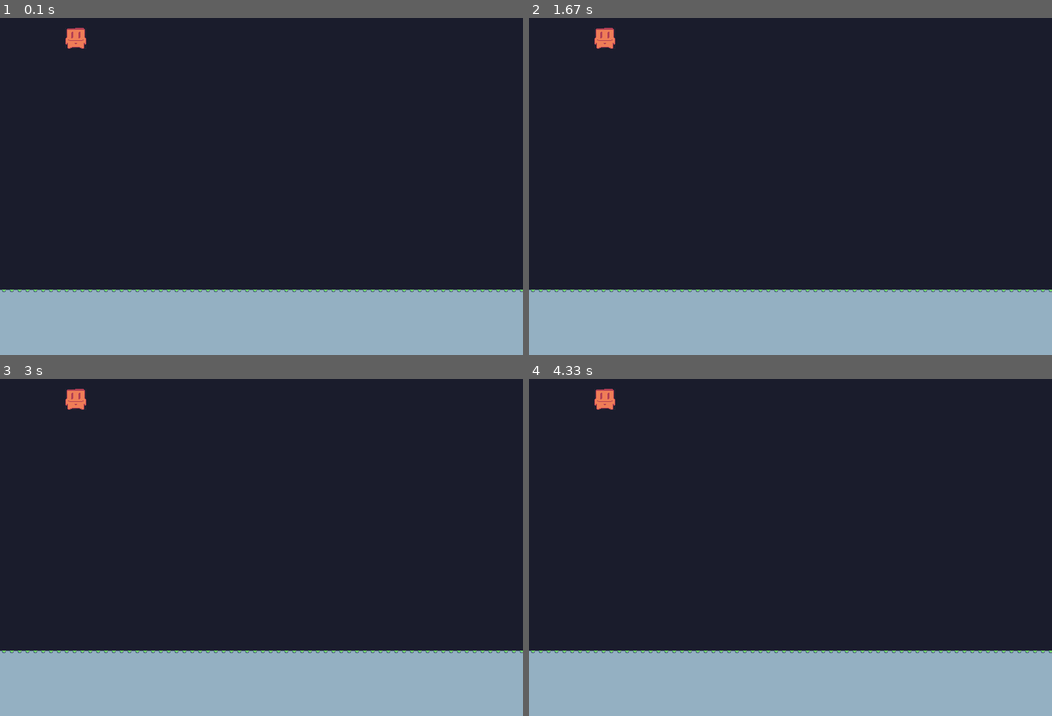
Above: before the commit, frames 1-4 (two rows, left to right).
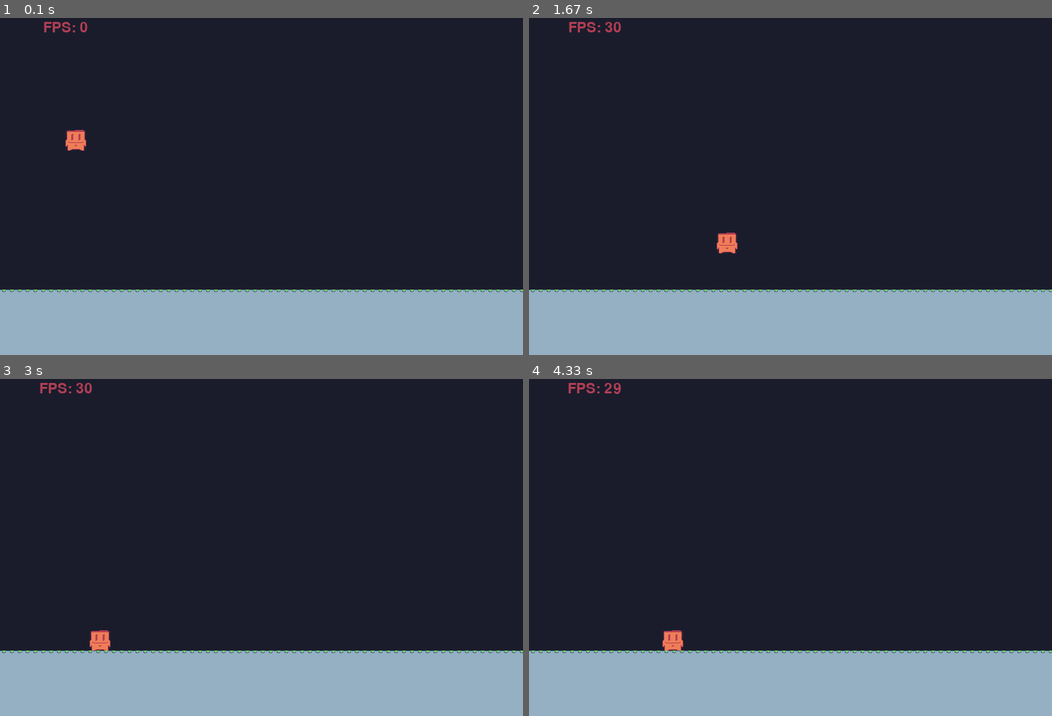
Above: after the commit, the same moments.

Repository: kerodekroma/py-game-mechanics-explorer
Game: pygame game, started from mechanics/00_walking/__init__.py
Same seed, same stepped clock (60 frames per second), same inputs: the game is played once before the commit and once after it.
Inputs (mouse positions are in pixels of both pictures, inside the frame that each line leads up to):
- Up to frame 1 (0.1 s): no input
- Up to frame 2 (1.67 s): press the mouse at (957, 149) at 0.37 s; move the mouse to (874, 166) at 0.47 s; release the mouse at (790, 183) at 0.6 s; click (591, 28) at 0.72 s, where only the run after the commit has a clickable "FPS: 30"; hold D 1-1.47 s; hold Right from 1.5 s (still down)
- Up to frame 3 (3 s): release Right at 1.97 s; hold A 2-2.53 s; hold Left 2.57-2.97 s
- Up to frame 4 (4.33 s): hold D 3-3.63 s; hold Left 3.67-4.13 s; hold D from 4.17 s (still down)

The runs differ from the first frame. In frame 1, 0.5% of the frame differs, in the area x 8-17%, y 1-40%; in frame 2, 0.6%, in the area x 7-40%, y 1-70%; in frame 3, 0.6%; in frame 4, 0.6%.

Commit message:
feat: basic walking

Diff:
--- a/mechanics/00_walking/__init__.py
+++ b/mechanics/00_walking/__init__.py
@@ -5,7 +5,7 @@
 
 import sys
 
-from toolbox import colors
+from toolbox import colors, font
 
 # Initializing Pygame
 pygame.init()
@@ -15,11 +15,15 @@
 WINDOW_HEIGHT = 600
 
 palette = colors.PALETTE
+pixel_font = font.pixel_font()
 
-# Defining a color to print in all the screen
+# Defining the color to print in the screen
 BG_COLOR = palette[0]
+FLOOR_COLOR = palette[13]
 
-FLOOR_COLOR = palette[13]
+#
+GRAVITY = 200
+SPEED = 500
 
 # The screen is almost ready, this is just the definition
 screen = pygame.display.set_mode((WINDOW_WIDTH, WINDOW_HEIGHT))
@@ -29,10 +33,13 @@
 # clock
 clock = pygame.time.Clock()
 
-# setup
+# setup dude
 dude = pygame.image.load('./assets/img/orangito32x32.png').convert_alpha()
+dude_x = 100
+dude_y = 250
+dude_vel_x = 0
 
-
+# setup floor
 tile_floor = pygame.image.load('./assets/img/bg_one.png').convert_alpha()
 tile_floor_width, tile_floor_height = tile_floor.get_size()
 floor_surface = pygame.Surface((screen.get_width(), tile_floor_height ), pygame.SRCALPHA)
@@ -40,8 +47,28 @@
 for x in range(0, screen.get_width(), tile_floor_width):
     floor_surface.blit(tile_floor, (x, 0))
 
+# adding the defs to check if the input is to the left/right
+def is_button_down(event):
+    return event.type == pygame.MOUSEBUTTONDOWN or event.type == pygame.FINGERDOWN
+
+def is_button_up(event):
+    return event.type == pygame.MOUSEBUTTONUP or event.type == pygame.FINGERUP
+
+def is_input_left_active(event, screen):
+    mouse_pos = pygame.mouse.get_pos()
+    if is_button_down(event):
+        return  mouse_pos[0] < screen.get_width() / 4
+    return event.type == pygame.KEYDOWN and (event.key == pygame.K_a or event.key == pygame.K_LEFT)
+
+def is_input_right_active(event, screen):
+    mouse_pos = pygame.mouse.get_pos()
+    if is_button_down(event):
+        return mouse_pos[0] > ( screen.get_width() / 4 ) * 3
+    return event.type == pygame.KEYDOWN and (event.key == pygame.K_d or event.key == pygame.K_RIGHT)
+
 # Flag to run our loop, it's optional in this example but useful to get used too
 while True:
+    dt = clock.tick(60) / 1000
     # In this for loop is crazy! because its always listening which event is triggering
     for event in pygame.event.get():
         # And once is equal when a user closes the window
@@ -50,12 +77,32 @@
             pygame.quit()
             sys.exit()
 
-    dt = clock.tick(60) / 1000
+        if is_input_left_active(event, screen):
+            dude_vel_x -= SPEED * dt
+
+        if is_input_right_active(event, screen):
+            dude_vel_x += SPEED * dt
+
+        if event.type == pygame.KEYUP or is_button_up(event):
+            dude_vel_x = 0
+
 	# This is the magic sentence where our screen finally renders our DEMO_BG_COLOR, yay!
     screen.fill(BG_COLOR)
 
     # printing the dude image
-    screen.blit(dude, (100, 100))
+    screen.blit(dude, (dude_x, dude_y))
+
+    dude_x += dude_vel_x
+
+    # detect bounds and limiting the dude in the screen
+    if(dude_y + dude.get_rect().height <= 500):
+        dude_y += GRAVITY * dt
+
+    if(dude_x <= 0):
+        dude_x = 0
+
+    if(dude_x + dude.get_rect().width >= screen.get_width()):
+        dude_x = screen.get_width() - dude.get_rect().width
 
     # floor edge
     screen.blit(floor_surface, (0, 500))
@@ -64,8 +111,15 @@
     floor_bg_rect = pygame.Rect(0, 505, screen.get_width(), 100)
     pygame.draw.rect(screen, FLOOR_COLOR, floor_bg_rect)
 
+    # FPS
+    fps = clock.get_fps()
+    text_content = f"FPS: {int(fps)}"
+    text_surface = pixel_font.render(text_content, True, palette[2])
+    text_rect = text_surface.get_rect(center=(100, 100))
+    screen.blit(text_surface, text_rect)
+
 	# This method refreshes all the screen, is part of a good practice keep it here
     pygame.display.flip()
 
     #clock
-    pygame.time.Clock().tick(60)
+    clock.tick(60) # Limit to 60 FPS
--- /dev/null
+++ b/toolbox/font.py
@@ -0,0 +1,5 @@
+import pygame
+
+def pixel_font(size=32):
+    font = pygame.font.Font('./assets/font/PixelSimpel.otf', size)
+    return font
